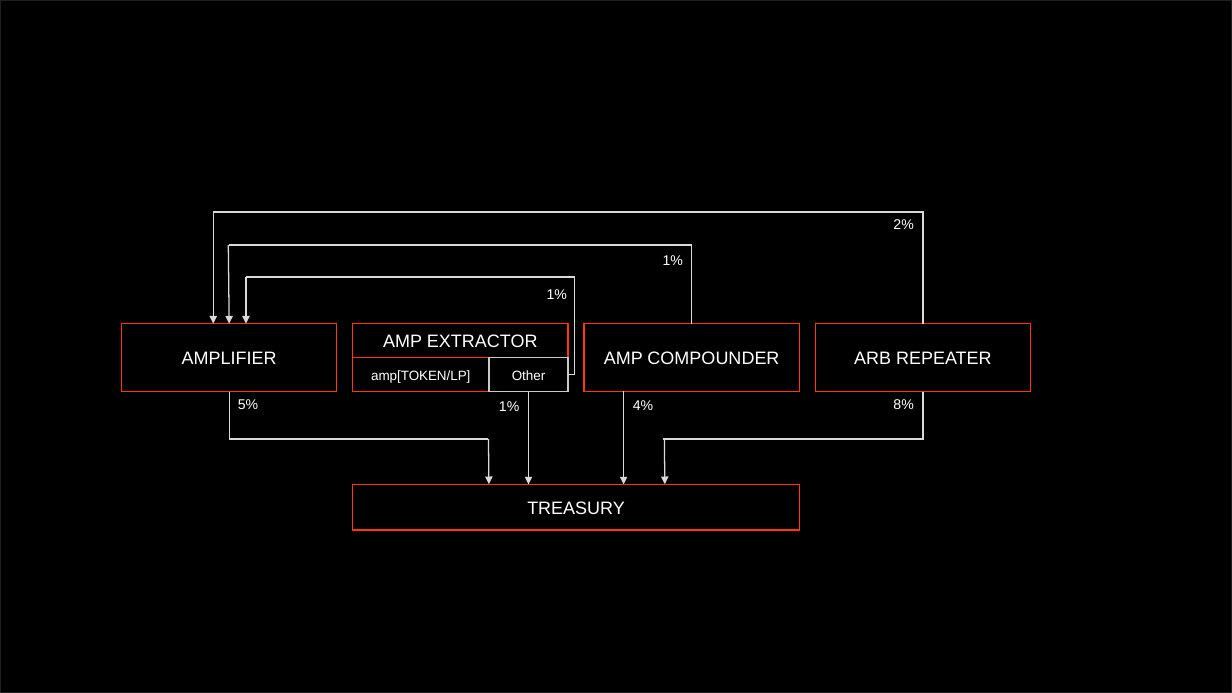
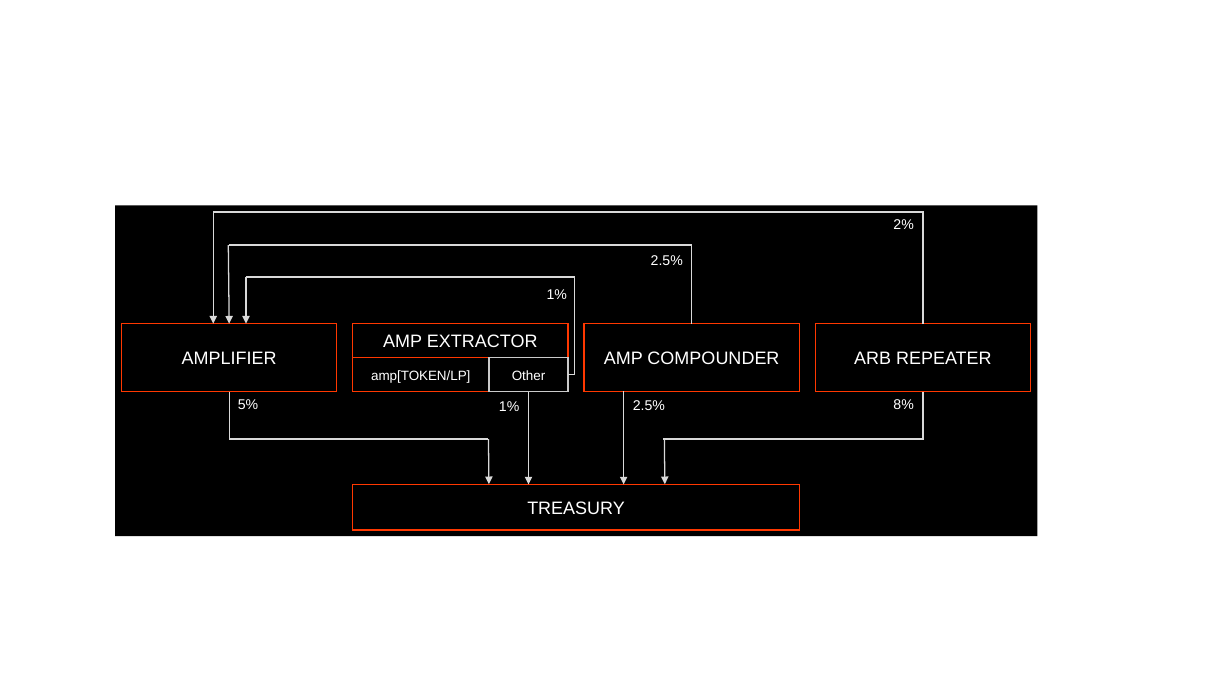
Before and after one commit to erisprotocol/docs, a slide deck: slide 22 of _assets/eris.pptx (slide 19 before the commit). Drawn at 1232x693 pixels with LibreOffice and Linux fonts; fonts in the diff are those of the drawing. Boxes give left, top, right and bottom in pixels: in the first picture for what was removed or moved away, otherwise in the second. Text is boxed around its words. In the diff, an @@ line names an element or a change of style, - is before the commit and + after.

```diff
--- a/_assets/eris.pptx
+++ b/_assets/eris.pptx
@@ rectangle added at (0, 0, 1232, 693), fill #FFFFFF @@
@@ rectangle: place and size @@
-rectangle at (0, 0, 1232, 693)
+rectangle at (116, 205, 1038, 536)
@@ rectangle at (116, 205, 1038, 536): outline #202020 1 pt to none @@
@@ text at (651, 255, 683, 265): text changed @@
-1%
+2.5%
@@ text at (633, 400, 665, 410): text changed @@
-4%
+2.5%
```
Also in this commit, not shown: 1 other slide changed, 4 slides added, 17 other files.
